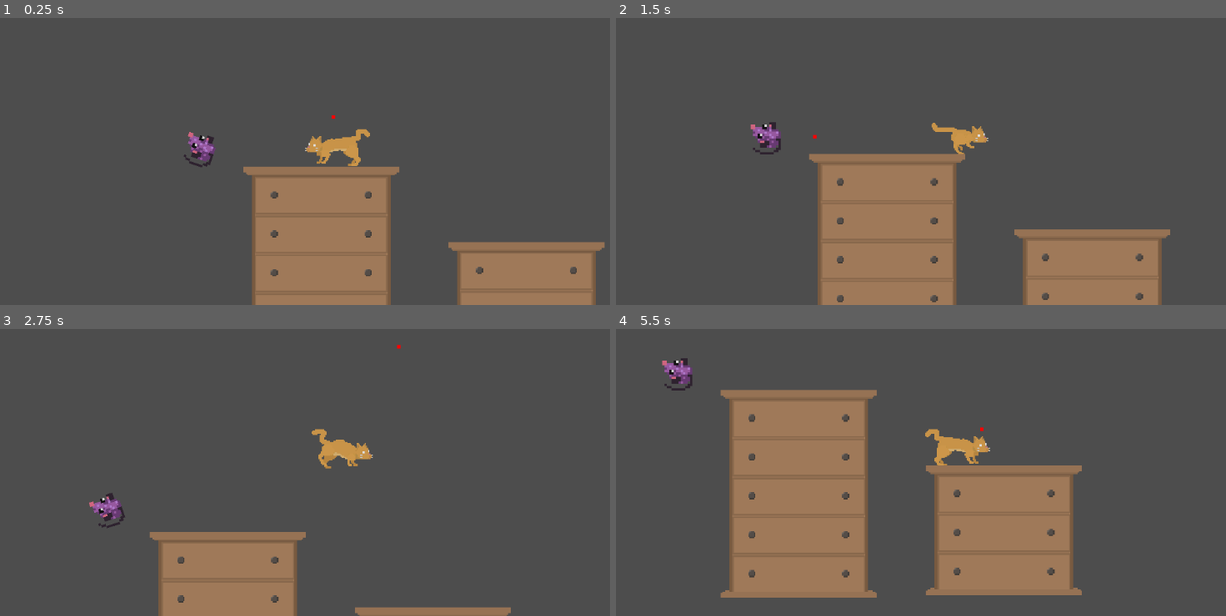
Above: before the commit, frames 1-4 (two rows, left to right).
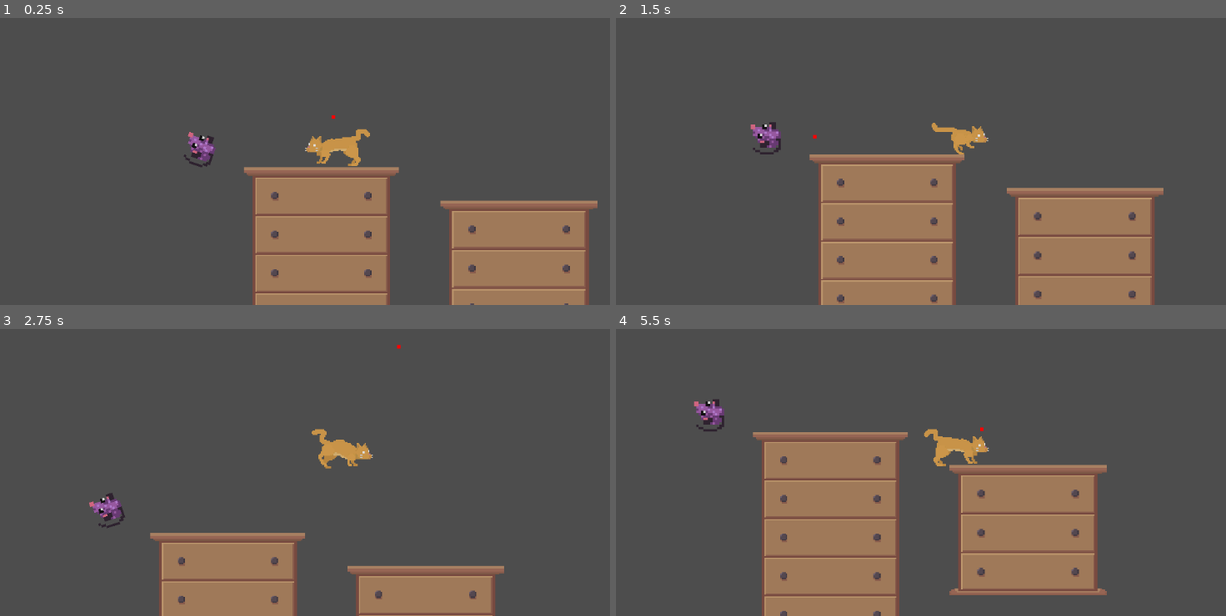
Above: after the commit, the same moments.

Repository: arrowira/RedDotJam
Game: Godot game, scene res://main.tscn
Same seed, same stepped clock (60 frames per second), same inputs: the game is played once before the commit and once after it.
Inputs (mouse positions are in pixels of both pictures, inside the frame that each line leads up to):
- Up to frame 1 (0.25 s): no input
- Up to frame 2 (1.5 s): move the mouse to (1097, 98) at 0.52 s; move the mouse to (817, 135) at 1.27 s
- Up to frame 3 (2.75 s): move the mouse to (396, 346) at 2.02 s
- Up to frame 4 (5.5 s): move the mouse to (914, 504) at 2.77 s; move the mouse to (1146, 483) at 3.52 s; move the mouse to (750, 372) at 4.27 s; move the mouse to (982, 429) at 5.02 s

The runs differ from the first frame. In frame 1, 6.0% of the frame differs, in the area x 39-100%, y 51-100%; in frame 2, 6.4%; in frame 3, 4.2%; in frame 4, 18%, in the area x 7-81%, y 10-100%.

Commit message:
wardrobe sprite modifications

Diff:
--- a/reddotproject/main.tscn
+++ b/reddotproject/main.tscn
@@ -5,8 +5,8 @@
 [ext_resource type="Script" path="res://ui/ui.gd" id="1_nehsm"]
 [ext_resource type="PackedScene" uid="uid://lxssocnf1y78" path="res://cat/cat.tscn" id="2_6v5ln"]
 [ext_resource type="PackedScene" uid="uid://deh4lr4l0eqfj" path="res://common/exit/exit.tscn" id="4_fgjsn"]
-[ext_resource type="PackedScene" uid="uid://dwh15m6vaxtdp" path="res://objects/wardrobe_large.tscn" id="5_q8gm7"]
-[ext_resource type="PackedScene" uid="uid://i6sf60nrefe0" path="res://objects/wardrobe_small.tscn" id="5_x401n"]
+[ext_resource type="PackedScene" uid="uid://dwh15m6vaxtdp" path="res://objects/wardrobe/wardrobe_large.tscn" id="5_q8gm7"]
+[ext_resource type="PackedScene" uid="uid://i6sf60nrefe0" path="res://objects/wardrobe/wardrobe_small.tscn" id="5_x401n"]
 
 [sub_resource type="Animation" id="Animation_yryto"]
 length = 0.001
@@ -125,7 +125,7 @@
 position = Vector2(5, -3)
 
 [node name="wardrobe_small" parent="." instance=ExtResource("5_x401n")]
-position = Vector2(340, 267)
+position = Vector2(327, 263)
 
 [node name="wardrobeLarge" parent="." instance=ExtResource("5_q8gm7")]
 position = Vector2(-15, 271)
--- a/reddotproject/objects/wardrobe_large.tscn
+++ b/reddotproject/objects/wardrobe/wardrobe_large.tscn
@@ -1,6 +1,6 @@
 [gd_scene load_steps=3 format=3 uid="uid://dwh15m6vaxtdp"]
 
-[ext_resource type="Texture2D" uid="uid://dxq260ewbe0r1" path="res://sprites/wardrobe-1.png.png" id="1_xvktv"]
+[ext_resource type="Texture2D" uid="uid://b6io013dqadq6" path="res://objects/wardrobe/wardrobe_1.png" id="1_08gy2"]
 
 [sub_resource type="RectangleShape2D" id="RectangleShape2D_e7gpe"]
 size = Vector2(1081, 1420)
@@ -13,4 +13,5 @@
 shape = SubResource("RectangleShape2D_e7gpe")
 
 [node name="Sprite2D" type="Sprite2D" parent="."]
-texture = ExtResource("1_xvktv")
+scale = Vector2(9.92593, 9.92593)
+texture = ExtResource("1_08gy2")
--- a/reddotproject/objects/wardrobe_small.tscn
+++ b/reddotproject/objects/wardrobe/wardrobe_small.tscn
@@ -1,6 +1,6 @@
 [gd_scene load_steps=3 format=3 uid="uid://i6sf60nrefe0"]
 
-[ext_resource type="Texture2D" uid="uid://bvs0vvc3h3r6f" path="res://sprites/wardrobeMini-2.png.png" id="1_s04ss"]
+[ext_resource type="Texture2D" uid="uid://bma1lt3cm78fj" path="res://objects/wardrobe/wardrobe_mini.png" id="1_qhvgl"]
 
 [sub_resource type="RectangleShape2D" id="RectangleShape2D_g3jrm"]
 size = Vector2(1077, 901)
@@ -9,8 +9,8 @@
 scale = Vector2(0.25, 0.25)
 
 [node name="CollisionShape2D" type="CollisionShape2D" parent="."]
-position = Vector2(0.5, 270.5)
 shape = SubResource("RectangleShape2D_g3jrm")
 
 [node name="Sprite2D" type="Sprite2D" parent="."]
-texture = ExtResource("1_s04ss")
+scale = Vector2(10.0444, 10.0444)
+texture = ExtResource("1_qhvgl")
Binary file added: reddotproject/objects/wardrobe/wardrobe_1.png
Not shown, changed: reddotproject/objects/wardrobe/wardrobe_1.png.import
Binary file added: reddotproject/objects/wardrobe/wardrobe_mini.png
Not shown, changed: reddotproject/objects/wardrobe/wardrobe_mini.png.import
Binary file removed: reddotproject/sprites/wardrobe-1.png.png
Binary file removed: reddotproject/sprites/wardrobeMini-2.png.png
